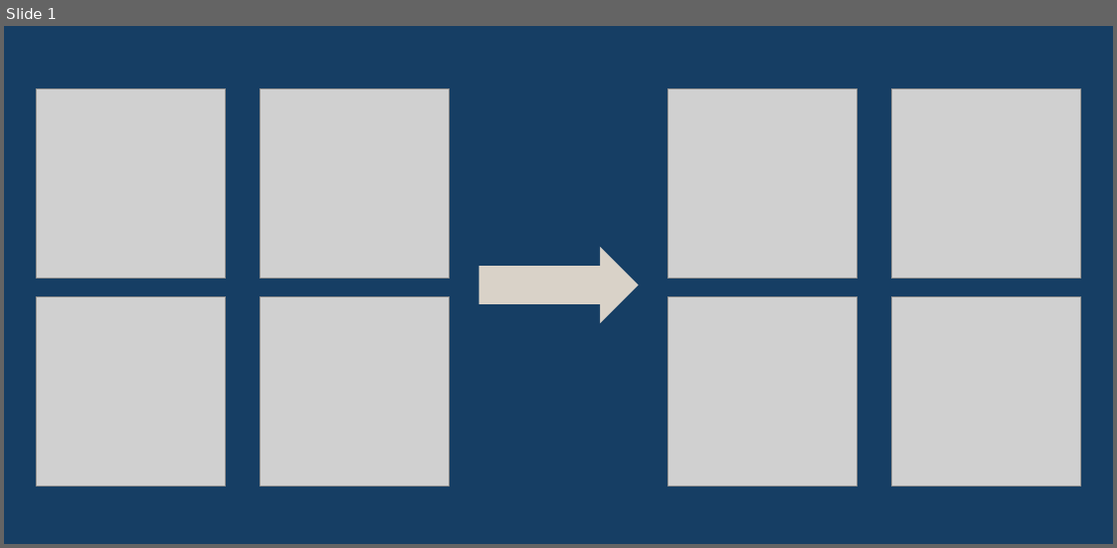
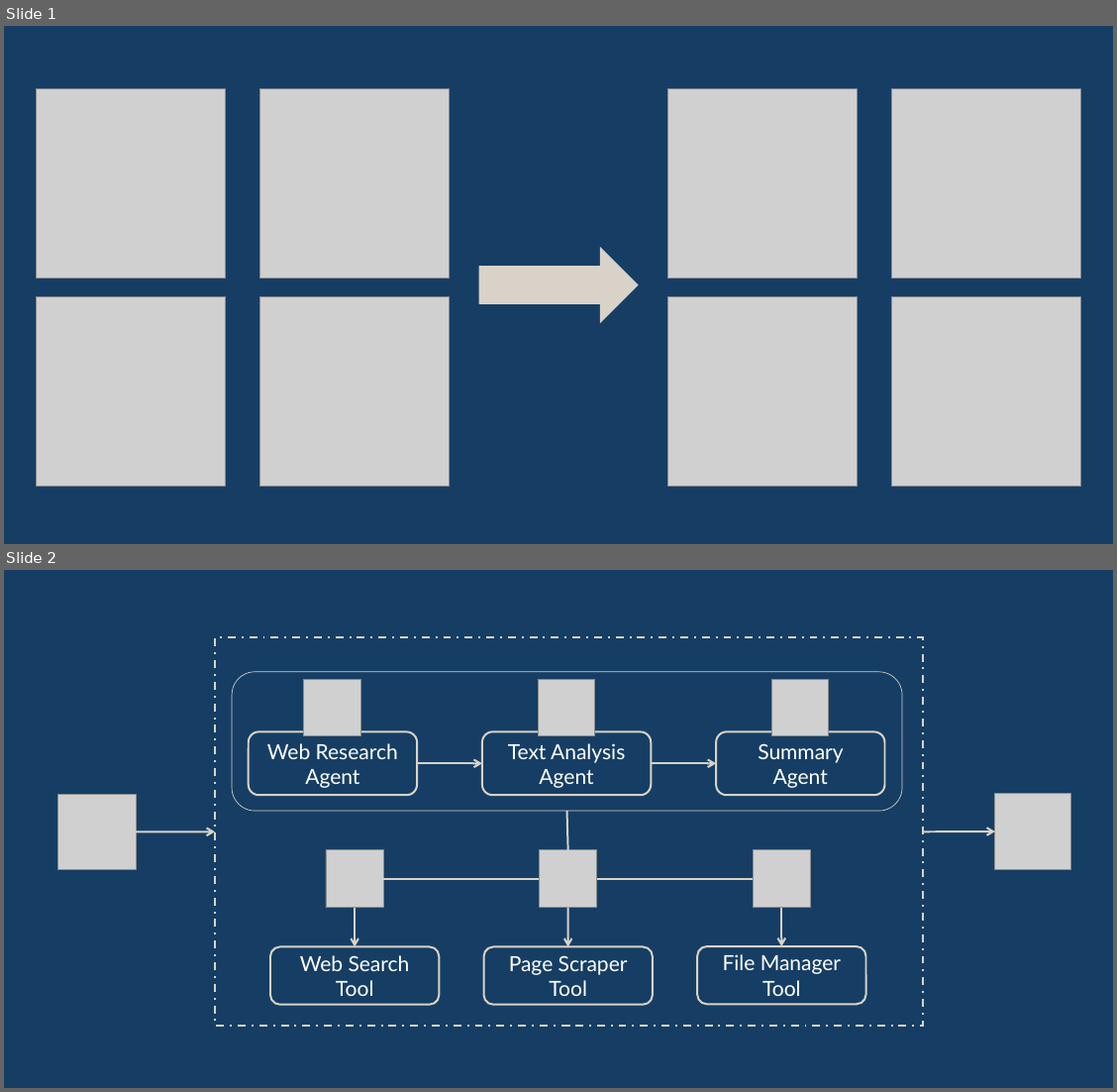
Before and after one commit to DARIF-YS/portfolio, a slide deck: images/projects/Presentation1.pptx. Shown one above the other, each under a label of ours: slide 1 before the commit, slides 1 and 2 after it. The pictures are 1117x548 and 1117x1092 pixels, drawn with LibreOffice and Linux fonts; fonts in the diff are those of the drawing; grey boxes stand for pictures. Boxes give left, top, right and bottom in pixels: in the first picture for what was removed or moved away, otherwise in the second. Text is boxed around its words. In the diff, an @@ line names an element or a change of style, - is before the commit and + after.

```diff
--- a/images/projects/Presentation1.pptx
+++ b/images/projects/Presentation1.pptx
@@ slide 2 added at (x1=4, y1=570, x2=1113, y2=1088), background #163E64 @@
@@ rectangle added at (x1=215, y1=637, x2=923, y2=1025), outline #D9D2C8 1.5 pt dashed @@
@@ rounded rectangle added at (x1=232, y1=671, x2=903, y2=811), outline #D9D2C8 0.5 pt @@
@@ picture added at (x1=304, y1=679, x2=360, y2=736) @@
@@ picture added at (x1=539, y1=679, x2=595, y2=736) @@
@@ picture added at (x1=772, y1=679, x2=830, y2=736) @@
@@ rounded rectangle added at (x1=249, y1=731, x2=417, y2=795), outline #D9D2C8 1.5 pt, 16 pt, text #FFFFFF @@
+Web Research Agent
@@ rounded rectangle added at (x1=482, y1=731, x2=650, y2=795), outline #D9D2C8 1.5 pt, 16 pt, text #FFFFFF @@
+Text Analysis Agent
@@ rounded rectangle added at (x1=716, y1=731, x2=885, y2=795), outline #D9D2C8 1.5 pt, 16 pt, text #FFFFFF @@
+Summary Agent
@@ arrow added from (417, 763) to (482, 763), #D9D2C8 1.5 pt @@
@@ arrow added from (650, 763) to (716, 763), #D9D2C8 1.5 pt @@
@@ picture added at (x1=57, y1=795, x2=136, y2=870) @@
@@ picture added at (x1=995, y1=794, x2=1070, y2=870) @@
@@ arrow added from (137, 832) to (215, 832), #D9D2C8 1.5 pt @@
@@ line added from (567, 811) to (568, 850), #D9D2C8 1.5 pt @@
@@ arrow added from (923, 832) to (995, 831), #D9D2C8 1.5 pt @@
@@ picture added at (x1=326, y1=850, x2=383, y2=907) @@
@@ picture added at (x1=540, y1=850, x2=596, y2=907) @@
@@ picture added at (x1=752, y1=850, x2=810, y2=907) @@
@@ line added from (383, 879) to (752, 879), #D9D2C8 1.5 pt @@
@@ arrow added from (354, 907) to (354, 946), #D9D2C8 1.5 pt @@
@@ arrow added from (568, 907) to (568, 946), #D9D2C8 1.5 pt @@
@@ arrow added from (781, 907) to (781, 946), #D9D2C8 1.5 pt @@
@@ rounded rectangle added at (x1=270, y1=946, x2=440, y2=1004), outline #D9D2C8 1.5 pt, 16 pt, text #FFFFFF @@
+Web Search
+Tool
@@ rounded rectangle added at (x1=484, y1=946, x2=652, y2=1004), outline #D9D2C8 1.5 pt, 16 pt, text #FFFFFF @@
+Page Scraper
+Tool
@@ rounded rectangle added at (x1=697, y1=946, x2=866, y2=1004), outline #D9D2C8 1.5 pt, 16 pt, text #FFFFFF @@
+File Manager
+Tool
```
Also in this commit, not shown: 2 other files.
